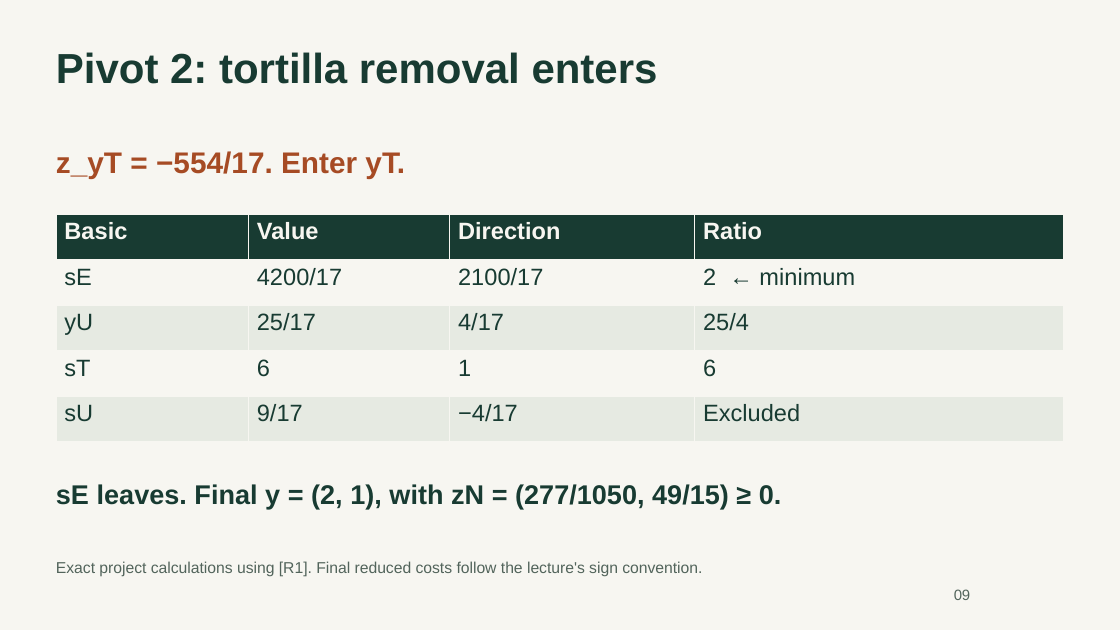
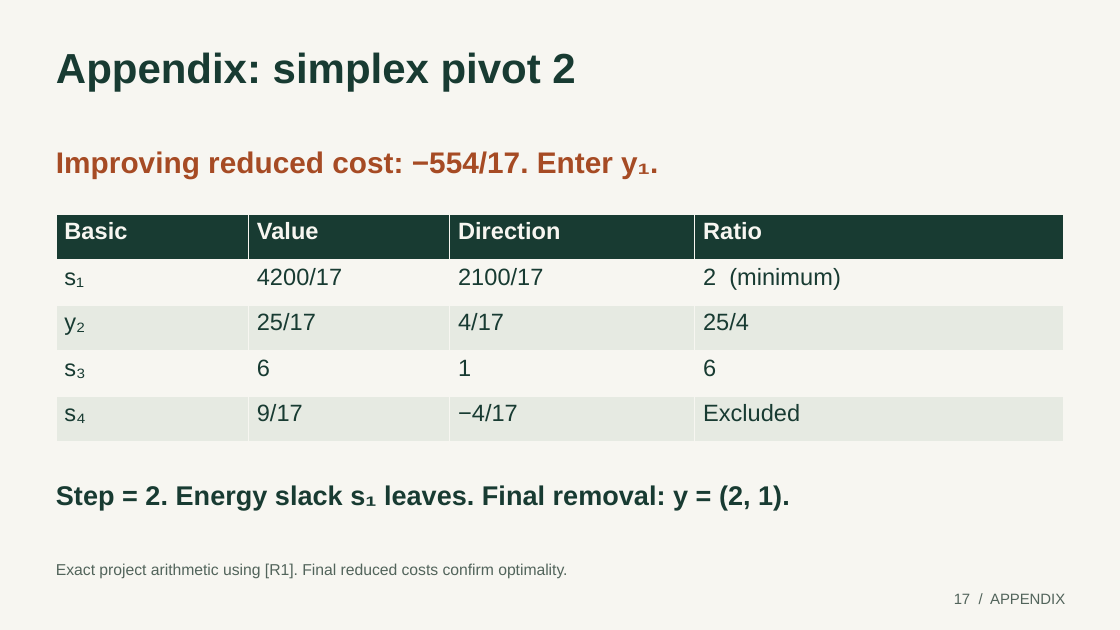
Before and after one commit to mavroul1s/TrailBalance, a slide deck: slide 17 of presentations/milestone-01/TrailBalance-Milestone-01.pptx (slide 9 before the commit). Drawn at 1120x630 pixels with LibreOffice and Linux fonts; fonts in the diff are those of the drawing. Boxes give left, top, right and bottom in pixels: in the first picture for what was removed or moved away, otherwise in the second. Text is boxed around its words. In the diff, an @@ line names an element or a change of style, - is before the commit and + after.

```diff
--- a/presentations/milestone-01/TrailBalance-Milestone-01.pptx
+++ b/presentations/milestone-01/TrailBalance-Milestone-01.pptx
@@ text at (x1=56, y1=52, x2=575, y2=92): text changed @@
-Pivot 2: tortilla removal enters
+Appendix: simplex pivot 2
@@ text at (x1=56, y1=151, x2=658, y2=178): text changed @@
-z_yT = −554/17. Enter yT.
+Improving reduced cost: −554/17. Enter y₁.
@@ table at (x1=56, y1=214, x2=1065, y2=442) @@
-row 2, column 1: sE
+row 2, column 1: s₁
-row 2, column 4: 2 ← minimum
+row 2, column 4: 2 (minimum)
-row 3, column 1: yU
+row 3, column 1: y₂
-row 4, column 1: sT
+row 4, column 1: s₃
-row 5, column 1: sU
+row 5, column 1: s₄
@@ text at (x1=56, y1=485, x2=790, y2=510): text changed @@
-sE leaves. Final y = (2, 1), with zN = (277/1050, 49/15) ≥ 0.
+Step = 2. Energy slack s₁ leaves. Final removal: y = (2, 1).
@@ text at (x1=56, y1=563, x2=567, y2=579): text changed @@
-Exact project calculations using [R1]. Final reduced costs follow the lecture's sign convention.
+Exact project arithmetic using [R1]. Final reduced costs confirm optimality.
@@ text removed at (x1=954, y1=589, x2=971, y2=600) @@
-09
@@ text added at (x1=954, y1=593, x2=1065, y2=604), 12.8 pt, text #52645B @@
+17 / APPENDIX
```
Also in this commit, not shown: 9 other slides changed, 10 slides added, 8 slides removed, 8 other files.
